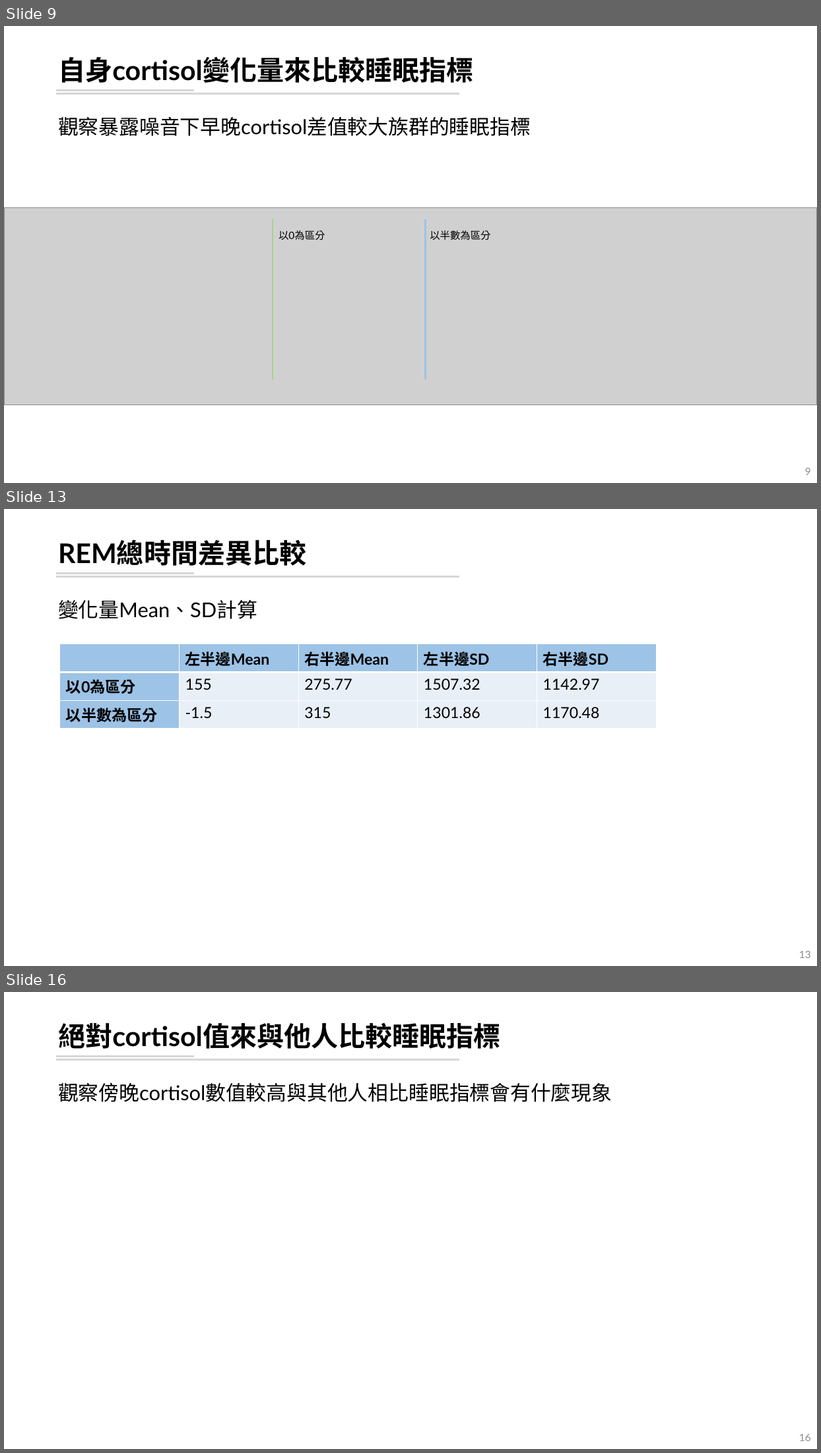
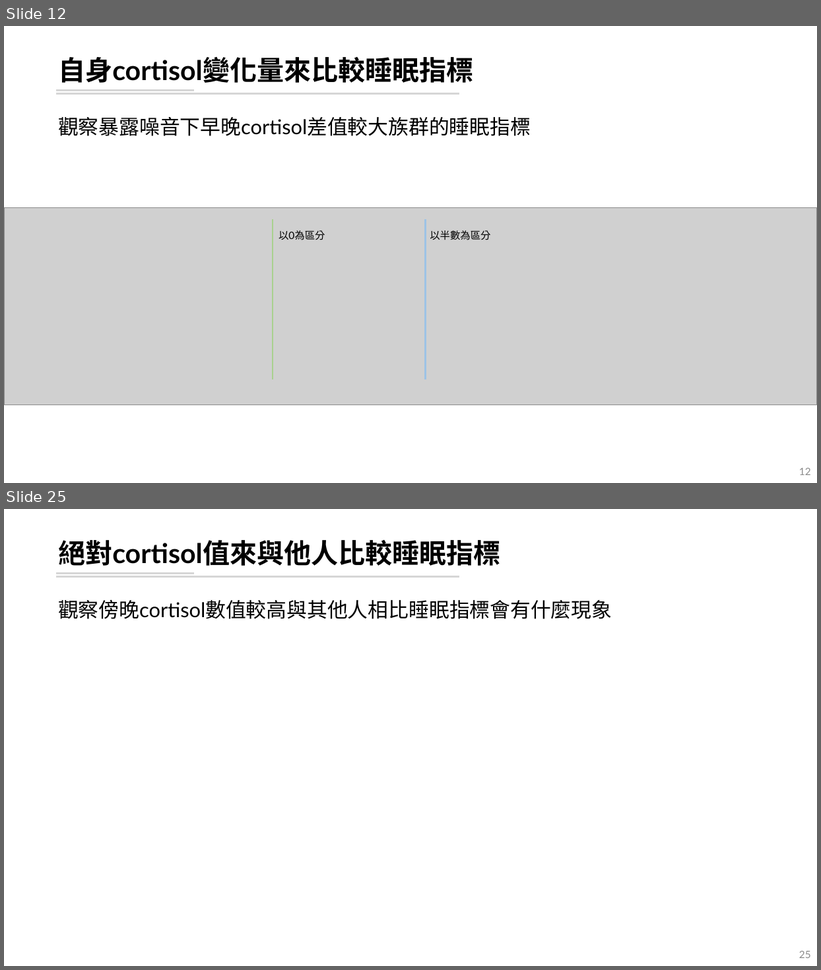
Before and after one commit to leooel97895750/REM_DataMining, a slide deck: 20210804_REM分析.pptx. Shown one above the other, each under a label of ours: slides 9, 13 and 16 before the commit, slides 12 and 25 after it; the slides between them are not shown. The pictures are 821x1453 and 821x970 pixels, drawn with LibreOffice and Linux fonts; fonts in the diff are those of the drawing; grey boxes stand for pictures. Boxes give left, top, right and bottom in pixels: in the first picture for what was removed or moved away, otherwise in the second. Text is boxed around its words. In the diff, an @@ line names an element or a change of style, - is before the commit and + after.

```diff
--- a/20210804_REM分析.pptx
+++ b/20210804_REM分析.pptx
@@ slide 13 removed at (4, 509, 817, 966), background #FFFFFF; not listed: 2 template elements that a slide beside it also shows @@
@@ title removed at (58, 540, 306, 566) @@
-REM總時間差異比較
@@ text removed at (58, 600, 257, 619) @@
-變化量Mean、SD計算
@@ table removed at (60, 644, 658, 725), 3 rows, 5 columns @@
- | 左半邊Mean | 右半邊Mean | 左半邊SD | 右半邊SD
-以0為區分 | 155 | 275.77 | 1507.32 | 1142.97
-以半數為區分 | -1.5 | 315 | 1301.86 | 1170.48
@@ page number removed at (799, 951, 811, 958) @@
-13
@@ what was slide 9 is now slide 12 @@
@@ page number at (799, 468, 811, 475): text changed @@
-9
+12
@@ what was slide 16 is now slide 25 @@
@@ page number at (799, 951, 811, 958): text changed @@
-16
+25
```
Also in this commit, not shown: 6 slides changed, 10 slides added, 2 other slides removed, 5 other files.
